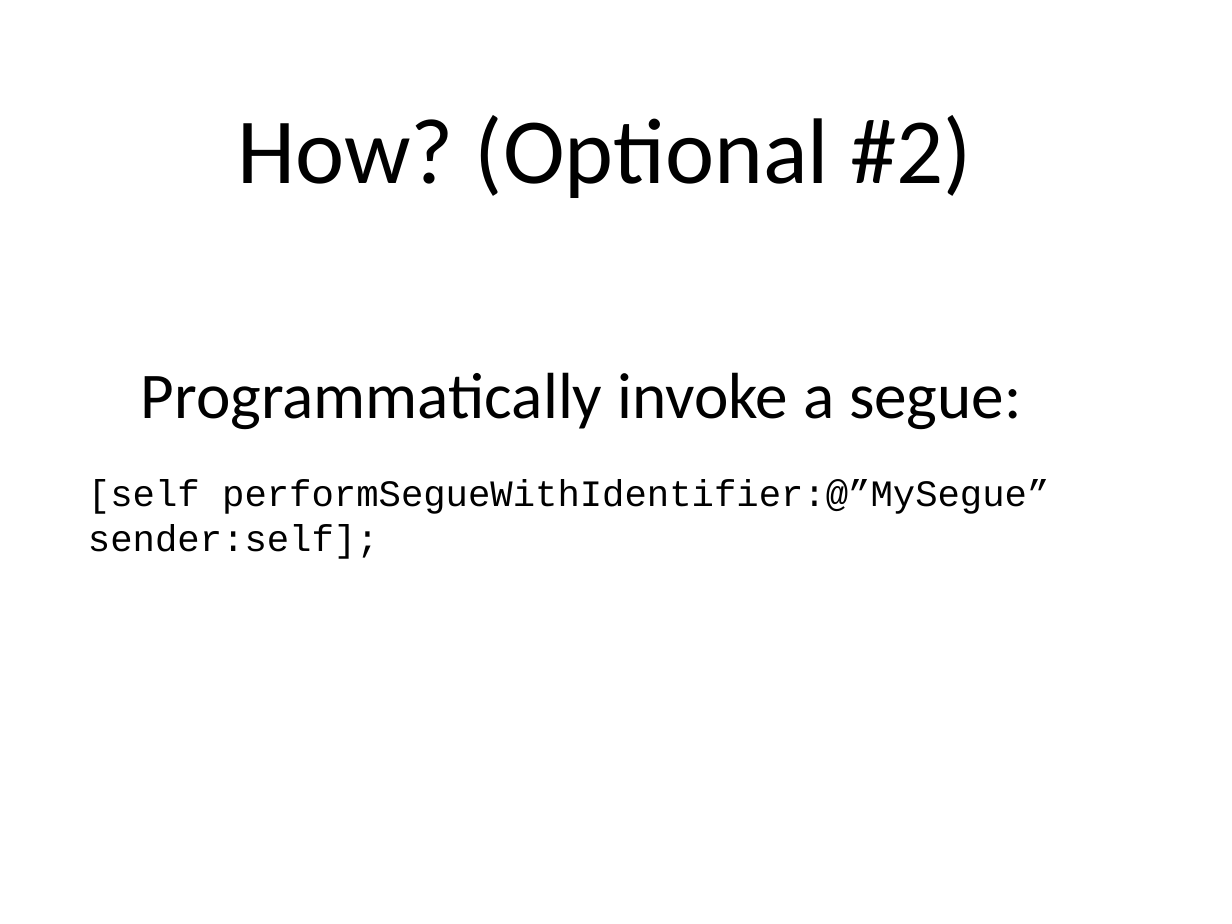
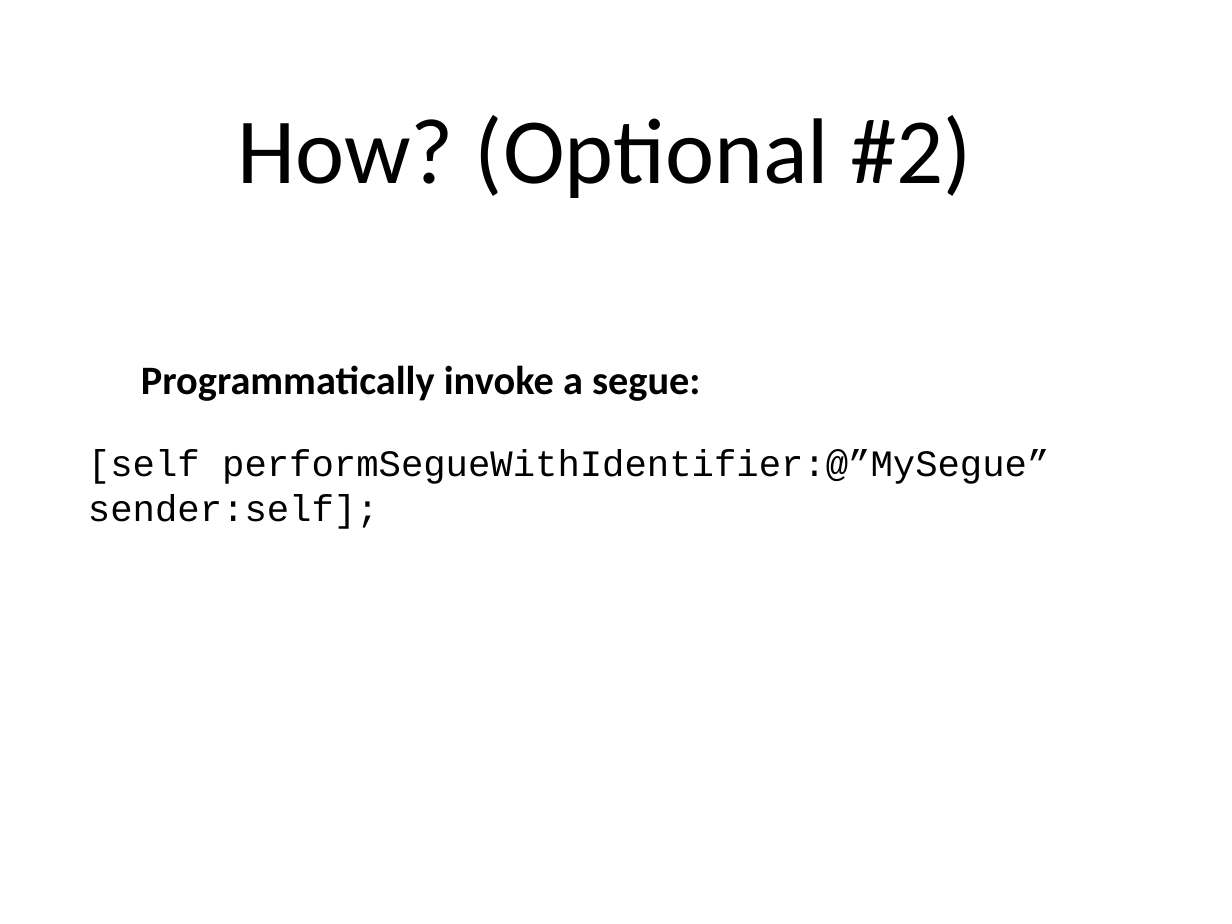
Before and after one commit to NiteshMeshram/SRStoryboardDemo, a slide deck: slide 12 of PPT/SotryBoardByNiteshVersion1.0.odp. Drawn at 1232x924 pixels with LibreOffice and Linux fonts; fonts in the diff are those of the drawing; background and template pictures are left out. Boxes give left, top, right and bottom in pixels: in the first picture for what was removed or moved away, otherwise in the second. Text is boxed around its words. In the diff, an @@ line names an element or a change of style, - is before the commit and + after.

```diff
--- a/PPT/SotryBoardByNiteshVersion1.0.odp
+++ b/PPT/SotryBoardByNiteshVersion1.0.odp
@@ text at (x1=141, y1=365, x2=700, y2=401): size 42 to 26 pt, bold on in "Programmatically invoke a segue:" @@
```
Also in this commit, not shown: 13 other slides changed, 1 slide added, 3 other files.
